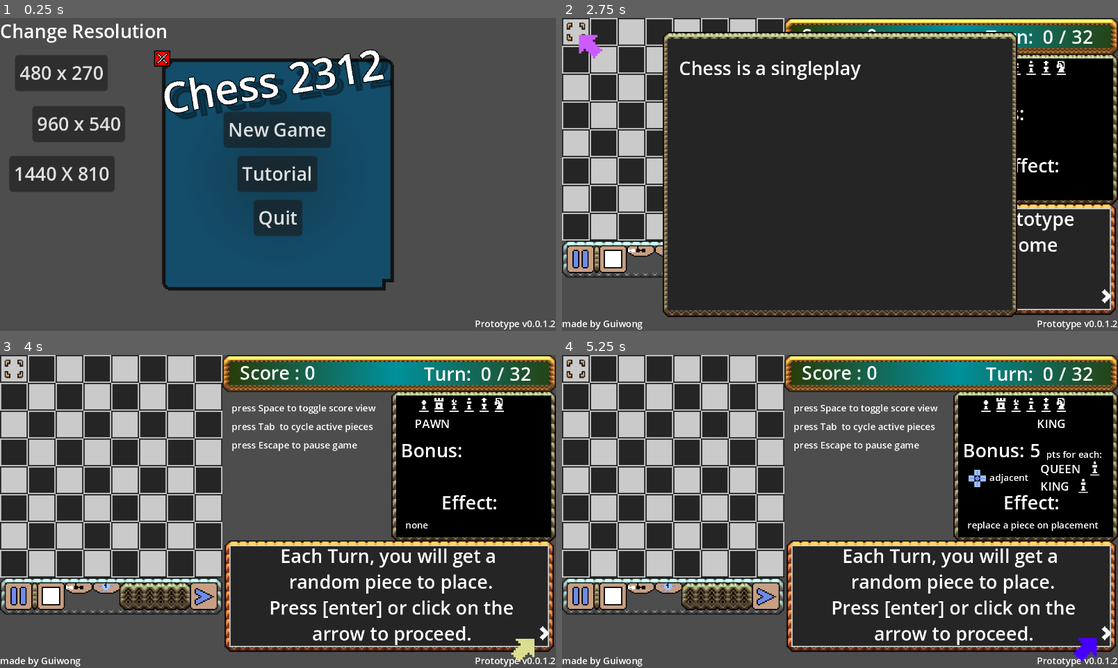
Above: before the commit, frames 1-4 (two rows, left to right).
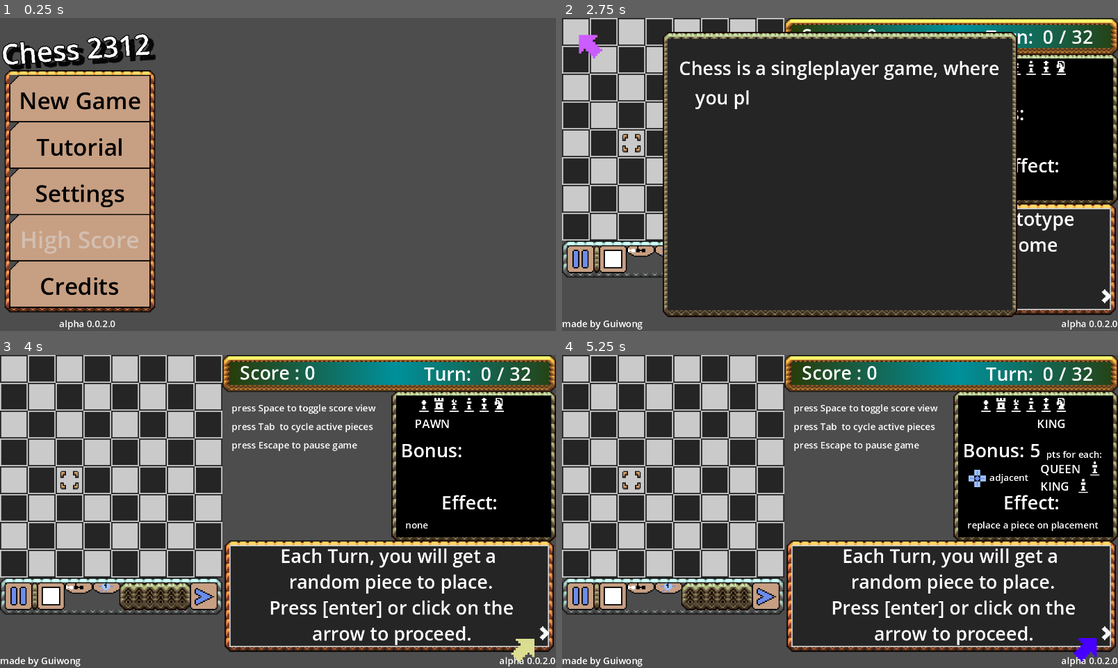
Above: after the commit, the same moments.

Repository: GuiWong/Chess2312
Game: Godot game, scene res://Ui/Menu/main_menu_2.tscn
Same seed, same stepped clock (60 frames per second), same inputs: the game is played once before the commit and once after it. Before the commit the project starts from res://Ui/Menu/main_menu.tscn.
Inputs (mouse positions are in pixels of both pictures, inside the frame that each line leads up to):
- Up to frame 1 (0.25 s): no input
- Up to frame 2 (2.75 s): click "Tutorial" at 0.5 s; click (1112, 299) at 1.25 s; click (984, 68) at 2 s
- Up to frame 3 (4 s): click (439, 405) at 2.75 s; click (455, 405) at 3.5 s
- Up to frame 4 (5.25 s): click (1029, 405) at 4.25 s; click (1045, 405) at 5 s

The runs differ from the first frame. In frame 1, 54% of the frame differs, in the area x 0-100%, y 1-100%; in frame 2, 0.9%; in frame 3, 0.3%; in frame 4, 0.3%.
Error in both runs: Invalid access to property or key 'position' on a base object of type 'null instance'. (res://Input_Manager.gd:70)

Commit message:
New Menu, Settings working, credits and licence

Diff:
--- a/Popup_Text.gd
+++ b/Popup_Text.gd
@@ -2,12 +2,12 @@
 
 var done = false
 var step = 0.0
-var speed = 0.5
+var speed = 1.0
 
 # Called when the node enters the scene tree for the first time.
 func _ready():
 
-	#speed = MySettings.text_speed
+	speed = MySettings.text_speed
 	start()
 
 
--- a/Scene_Manager.gd
+++ b/Scene_Manager.gd
@@ -2,7 +2,8 @@
 
 var game_scene = preload("res://game.tscn")
 var tutorial_scene = preload("res://tutorial.tscn")
-var main_menu_scene = preload("res://Ui/Menu/main_menu.tscn")
+#var main_menu_scene = preload("res://Ui/Menu/main_menu.tscn")
+var main_menu_scene = preload("res://Ui/Menu/main_menu_2.tscn")
 # Called when the node enters the scene tree for the first time.
 func _ready():
 	pass # Replace with function body.
--- a/Ui/Menu/hint_window.gd
+++ b/Ui/Menu/hint_window.gd
@@ -37,7 +37,7 @@
 		return 3
 func on_onglet_selected(id):
 
-	print("selected " + str(id) + " help menu")
+	#print("selected " + str(id) + " help menu")
 
 	$Bonus_type2.visible= false
 	$Selected_Name.set_text(id)
--- a/Ui/Menu/input_setter.gd
+++ b/Ui/Menu/input_setter.gd
@@ -1,7 +1,7 @@
 extends HBoxContainer
 
 @export var input_name ="Pause / Exit"
-var key_code_stored
+var key_code_stored = KEY_ESCAPE
 # Called when the node enters the scene tree for the first time.
 func _ready():
 
--- /dev/null
+++ b/Ui/Menu/main_menu_2.gd
@@ -0,0 +1,104 @@
+extends Node2D
+
+
+var option_scene =preload("res://Ui/Menu/option_window.tscn")
+var credit_scene =preload("res://Ui/Menu/credit_window.tscn")
+
+var window_open = 0	#1:setting 2:credit
+
+# Called when the node enters the scene tree for the first time.
+func _ready():
+
+	$Window_pos/Window.setup_start_closed(Vector2(347,262))
+
+	$Window_pos/Window.connect("close_done",on_close_window_done)
+	$Window_pos/Window.connect("open_done",on_open_window_done)
+	$Buttons/Credits.connect("pressed",on_credit_pressed)
+	$Buttons/Settings.connect("pressed",on_setting_pressed)
+	#$Window_pos/Window.close_anim()
+
+	$Buttons/New_Game.connect("pressed",SceneManager.load_game_scene)
+	$Buttons/Tutorial.connect("pressed",SceneManager.load_tutorial_scene)
+
+
+# Called every frame. 'delta' is the elapsed time since the previous frame.
+func _process(delta):
+	pass
+
+func on_credit_pressed():
+
+	on_window_button_pressed(2)
+
+func on_setting_pressed():
+
+	on_window_button_pressed(1)
+
+func on_window_button_pressed(id):
+
+
+	if window_open == id:
+
+		window_open = 0
+		ask_window_close()
+
+
+	else:
+
+
+		if window_open != 0:
+
+			#$Window_pos/Window.disconnect("close_done",on_close_window_done)
+
+			ask_window_close()
+
+			await $Window_pos/Window.close_done
+			#$Window_pos/Window.get_child(0).queue_free()
+			#$Window_pos/Window.connect("close_done",on_close_window_done)
+
+		open_window(id)
+
+func ask_window_close():
+
+	$Window_pos/Window.close_anim()
+
+func on_close_window_done():
+
+	#$Window_pos/Window.visible = false
+	if $Window_pos/Window.get_child_count() > 3:
+		$Window_pos/Window.get_child(3).queue_free()
+
+func on_open_window_done():
+
+	$Window_pos/Window.get_child(0).visible = true
+
+func open_window(id):
+
+	if id == 1:
+
+		open_settings()
+
+	if id == 2:
+
+		open_credits()
+
+func open_credits():
+
+	var credits = credit_scene.instantiate()
+
+	#credits.visible =false
+	$Window_pos/Window.add_child(credits)
+
+	window_open = 2
+	$Window_pos/Window.visible = true
+	$Window_pos/Window.open_anim()
+
+func open_settings():
+
+	var settings = option_scene.instantiate()
+
+	#credits.visible =false
+	$Window_pos/Window.add_child(settings)
+
+	window_open = 1
+	$Window_pos/Window.visible = true
+	$Window_pos/Window.open_anim()
--- a/Ui/Menu/main_menu_2.tscn
+++ b/Ui/Menu/main_menu_2.tscn
@@ -1,17 +1,22 @@
-[gd_scene load_steps=7 format=3 uid="uid://j57il54pc7cw"]
+[gd_scene load_steps=8 format=3 uid="uid://j57il54pc7cw"]
 
+[ext_resource type="Script" path="res://Ui/Menu/main_menu_2.gd" id="1_5qnb1"]
 [ext_resource type="PackedScene" uid="uid://c4k623v338bna" path="res://visual_board.tscn" id="1_xmodl"]
 [ext_resource type="Texture2D" uid="uid://dmeax7ka8gdpx" path="res://Ressources/Icons-Essentials.png" id="2_fw0yr"]
 [ext_resource type="Theme" uid="uid://cfh5b5hulmk5x" path="res://Ui/Menu/Main_Menu_Theme.tres" id="3_kfsy5"]
 [ext_resource type="PackedScene" uid="uid://btfpaeecbeyu0" path="res://Ui/Menu/window.tscn" id="4_twho7"]
-[ext_resource type="PackedScene" uid="uid://cghlr1okoe8qc" path="res://Ui/Menu/credit_window.tscn" id="5_0v2ve"]
+[ext_resource type="PackedScene" uid="uid://c2xyo8g580b7r" path="res://Ui/Menu/version_print.tscn" id="6_divo5"]
 
 [sub_resource type="LabelSettings" id="LabelSettings_dug1q"]
 font_size = 24
 outline_size = 3
 outline_color = Color(0, 0, 0, 1)
+shadow_size = 4
+shadow_color = Color(0, 0, 0, 0.807843)
+shadow_offset = Vector2(4, 4)
 
 [node name="Main_Menu_2" type="Node2D"]
+script = ExtResource("1_5qnb1")
 
 [node name="Visual_board" parent="." instance=ExtResource("1_xmodl")]
 visible = false
@@ -23,41 +28,64 @@
 [node name="Node2D2" type="Node2D" parent="."]
 position = Vector2(175, 32)
 
+[node name="Corner Butons" type="Node2D" parent="."]
+
+[node name="Label2" type="Label" parent="Corner Butons"]
+anchors_preset = 8
+anchor_left = 0.5
+anchor_top = 0.5
+anchor_right = 0.5
+anchor_bottom = 0.5
+offset_top = 15.0
+offset_right = 151.0
+offset_bottom = 104.0
+grow_horizontal = 2
+grow_vertical = 2
+rotation = -0.0722927
+text = "Chess 2312"
+label_settings = SubResource("LabelSettings_dug1q")
+
 [node name="Buttons" type="Node2D" parent="."]
 position = Vector2(7, 48)
 
-[node name="Button" type="Button" parent="Buttons"]
+[node name="New_Game" type="Button" parent="Buttons"]
 offset_right = 8.0
 offset_bottom = 8.0
+focus_mode = 0
 theme = ExtResource("3_kfsy5")
 text = "New Game"
 
-[node name="Button2" type="Button" parent="Buttons"]
+[node name="Tutorial" type="Button" parent="Buttons"]
 offset_top = 40.0
 offset_right = 124.0
 offset_bottom = 83.0
+focus_mode = 0
 mouse_default_cursor_shape = 2
 theme = ExtResource("3_kfsy5")
 text = "Tutorial"
 
-[node name="Button3" type="Button" parent="Buttons"]
+[node name="Settings" type="Button" parent="Buttons"]
 offset_top = 80.0
 offset_right = 124.0
 offset_bottom = 123.0
+focus_mode = 0
 theme = ExtResource("3_kfsy5")
 text = "Settings"
 
-[node name="Button4" type="Button" parent="Buttons"]
+[node name="High_Score" type="Button" parent="Buttons"]
 offset_top = 120.0
 offset_right = 124.0
 offset_bottom = 163.0
+focus_mode = 0
 theme = ExtResource("3_kfsy5")
-text = "Credits"
+disabled = true
+text = "High Score"
 
-[node name="Button5" type="Button" parent="Buttons"]
+[node name="Credits" type="Button" parent="Buttons"]
 offset_top = 160.0
 offset_right = 124.0
 offset_bottom = 203.0
+focus_mode = 0
 theme = ExtResource("3_kfsy5")
 text = "Credits"
 
@@ -125,5 +153,23 @@
 offset_right = 347.0
 offset_bottom = 262.0
 
-[node name="Credit_Window" parent="Window_pos/Window" instance=ExtResource("5_0v2ve")]
+[node name="Control" type="Control" parent="."]
+layout_mode = 3
+anchors_preset = 15
+anchor_right = 1.0
+anchor_bottom = 1.0
+offset_right = 480.0
+offset_bottom = 270.0
+grow_horizontal = 2
+grow_vertical = 2
+mouse_filter = 2
+
+[node name="Version_print" parent="Control" instance=ExtResource("6_divo5")]
 layout_mode = 1
+anchors_preset = 2
+anchor_left = 0.0
+anchor_right = 0.0
+offset_left = 0.0
+offset_top = -23.0
+offset_right = 100.0
+grow_horizontal = 1
--- a/Ui/Menu/option_window.gd
+++ b/Ui/Menu/option_window.gd
@@ -2,6 +2,8 @@
 
 
 var default_keys = [KEY_ESCAPE,KEY_ENTER,KEY_SPACE,KEY_TAB]
+
+#var stored_keys = [KEY_ESCAPE,KEY_ENTER,KEY_SPACE,KEY_TAB]
 
 var speed_values = [0.34,0.5,1.0,2.0]
 var res_values = [" 480 x 270 " ," 960 x 540 " , "1440 x 810 "]
@@ -10,7 +12,15 @@
 # Called when the node enters the scene tree for the first time.
 func _ready():
 
-	$HBoxContainer/Button.connect("pressed",read_data)
+	#$HBoxContainer/Button.connect("pressed",read_data)
+
+	$HBoxContainer/Button2.connect("pressed",apply_data)
+	#$Tabs/Controls/Inputs/Active.key_code_stored = default_keys[3]
+	#$Tabs/Controls/Inputs/Active.key_code_stored = default_keys[3]
+	#$Tabs/Controls/Inputs/Active.key_code_stored = default_keys[3]
+	#$Tabs/Controls/Inputs/Active.key_code_stored = default_keys[3]
+
+	read_data()
 
 
 # Called every frame. 'delta' is the elapsed time since the previous frame.
@@ -31,10 +41,33 @@
 
 	$Tabs/Controls/Inputs/Pause/Input_Value.text = OS.get_keycode_string(Inpt.pause[0])
 	$Tabs/Controls/Inputs/Validate/Input_Value.text = OS.get_keycode_string(Inpt.validate[0])
-	$Tabs/Controls/Inputs/Overlay/Input_Value.text = OS.get_keycode_string(Inpt.switch[0])
-	$Tabs/Controls/Inputs/Active/Input_Value.text = OS.get_keycode_string(Inpt.toggle_ui[0])
+	$Tabs/Controls/Inputs/Overlay/Input_Value.text = OS.get_keycode_string(Inpt.toggle_ui[0])
+	$Tabs/Controls/Inputs/Active/Input_Value.text = OS.get_keycode_string(Inpt.switch[0])
 
+	$Tabs/Controls/Inputs/Pause.key_code_stored = Inpt.pause[0]
+	$Tabs/Controls/Inputs/Validate.key_code_stored = Inpt.validate[0]
+	$Tabs/Controls/Inputs/Overlay.key_code_stored = Inpt.toggle_ui[0]
+	$Tabs/Controls/Inputs/Active.key_code_stored = Inpt.switch[0]
+
+func apply_data():
+
+
+	Inpt.switch[0] = $Tabs/Controls/Inputs/Active.key_code_stored
+	Inpt.pause[0] = $Tabs/Controls/Inputs/Pause.key_code_stored
+	Inpt.validate[0] = $Tabs/Controls/Inputs/Validate.key_code_stored
+	Inpt.toggle_ui[0] = $Tabs/Controls/Inputs/Overlay.key_code_stored
+
+	get_tree().root.content_scale_factor = $Tabs/Graphic/VBoxContainer/Option_Line2/OptionButton.selected + 1
+	MySettings.text_speed = speed_values[$Tabs/Game/text_speed/Option_Line/OptionButton.selected]
+
+	get_window().size = Vector2(480,270) * get_tree().root.content_scale_factor
+
+	read_data()
 
 func reset_settings():
 
-	pass
+	Inpt.switch[0] = default_keys[3]
+	Inpt.pause[0] = default_keys[0]
+	Inpt.validate[0] = default_keys[1]
+	Inpt.toggle_ui[0] = default_keys[2]
+	MySettings.text_speed = 1.0
--- a/Ui/Menu/option_window.tscn
+++ b/Ui/Menu/option_window.tscn
@@ -23,7 +23,6 @@
 grow_vertical = 2
 
 [node name="Graphic" type="ScrollContainer" parent="Tabs"]
-visible = false
 layout_mode = 2
 follow_focus = true
 vertical_scroll_mode = 2
@@ -97,6 +96,7 @@
 input_name = "Cycle Active Piece"
 
 [node name="Game" type="ScrollContainer" parent="Tabs"]
+visible = false
 layout_mode = 2
 follow_focus = true
 vertical_scroll_mode = 2
@@ -176,6 +176,7 @@
 
 [node name="Button" type="Button" parent="HBoxContainer"]
 layout_mode = 2
+disabled = true
 text = "Cancel"
 
 [node name="Button2" type="Button" parent="HBoxContainer"]
@@ -184,4 +185,5 @@
 
 [node name="Button3" type="Button" parent="HBoxContainer"]
 layout_mode = 2
+disabled = true
 text = "  Ok  "
--- a/Ui/Menu/version_print.tscn
+++ b/Ui/Menu/version_print.tscn
@@ -14,7 +14,7 @@
 grow_horizontal = 0
 grow_vertical = 0
 mouse_filter = 1
-text = "Prototype v0.0.1.2"
+text = "alpha 0.0.2.0"
 label_settings = SubResource("LabelSettings_ufkma")
 horizontal_alignment = 2
 vertical_alignment = 2
--- a/mySettings.gd
+++ b/mySettings.gd
@@ -3,13 +3,21 @@
 
 var ui_scale = 1.0
 var text_speed = 1.0
+var max_scale_factor
 
 
 
 # Called when the node enters the scene tree for the first time.
 func _ready():
 
-	pass
+	var screen_size = 0
+
+	var size = DisplayServer.screen_get_size()
+
+	var max_x = size.x / 480
+	var max_y = size.y / 480
+
+	max_scale_factor = max(min(max_y,max_x),1)
 
 
 # Called every frame. 'delta' is the elapsed time since the previous frame.
--- a/option_line.tscn
+++ b/option_line.tscn
@@ -14,6 +14,7 @@
 layout_mode = 2
 size_flags_horizontal = 10
 item_count = 3
+selected = 2
 popup/item_0/text = "480 x 270"
 popup/item_0/id = 0
 popup/item_1/text = "960 x 540"
--- a/project.godot
+++ b/project.godot
@@ -11,7 +11,7 @@
 [application]
 
 config/name="Chess 2312"
-run/main_scene="res://Ui/Menu/main_menu.tscn"
+run/main_scene="res://Ui/Menu/main_menu_2.tscn"
 config/features=PackedStringArray("4.0", "Mobile")
 config/icon="res://icon.svg"
 
@@ -57,6 +57,7 @@
 [internationalization]
 
 locale/translations=PackedStringArray("res://localisation/lines.en.translation", "res://localisation/lines.fr.translation")
+locale/test="fr"
 
 [rendering]
 
Not shown: 6 places in Ui/Menu/hint_window.tscn that only renumber resources
Not shown, changed: export_presets.cfg
Not shown, changed: licence.txt
